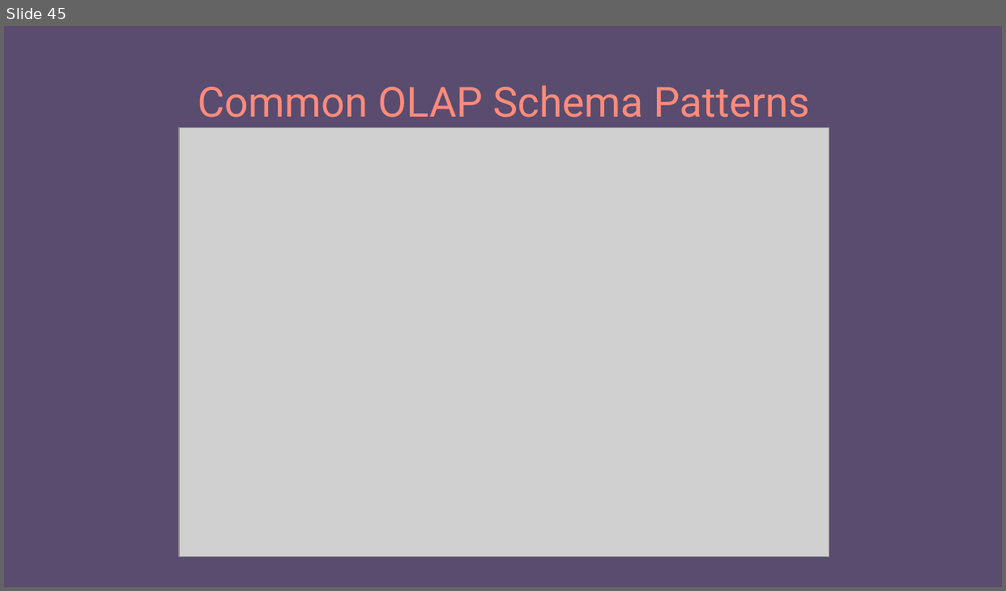
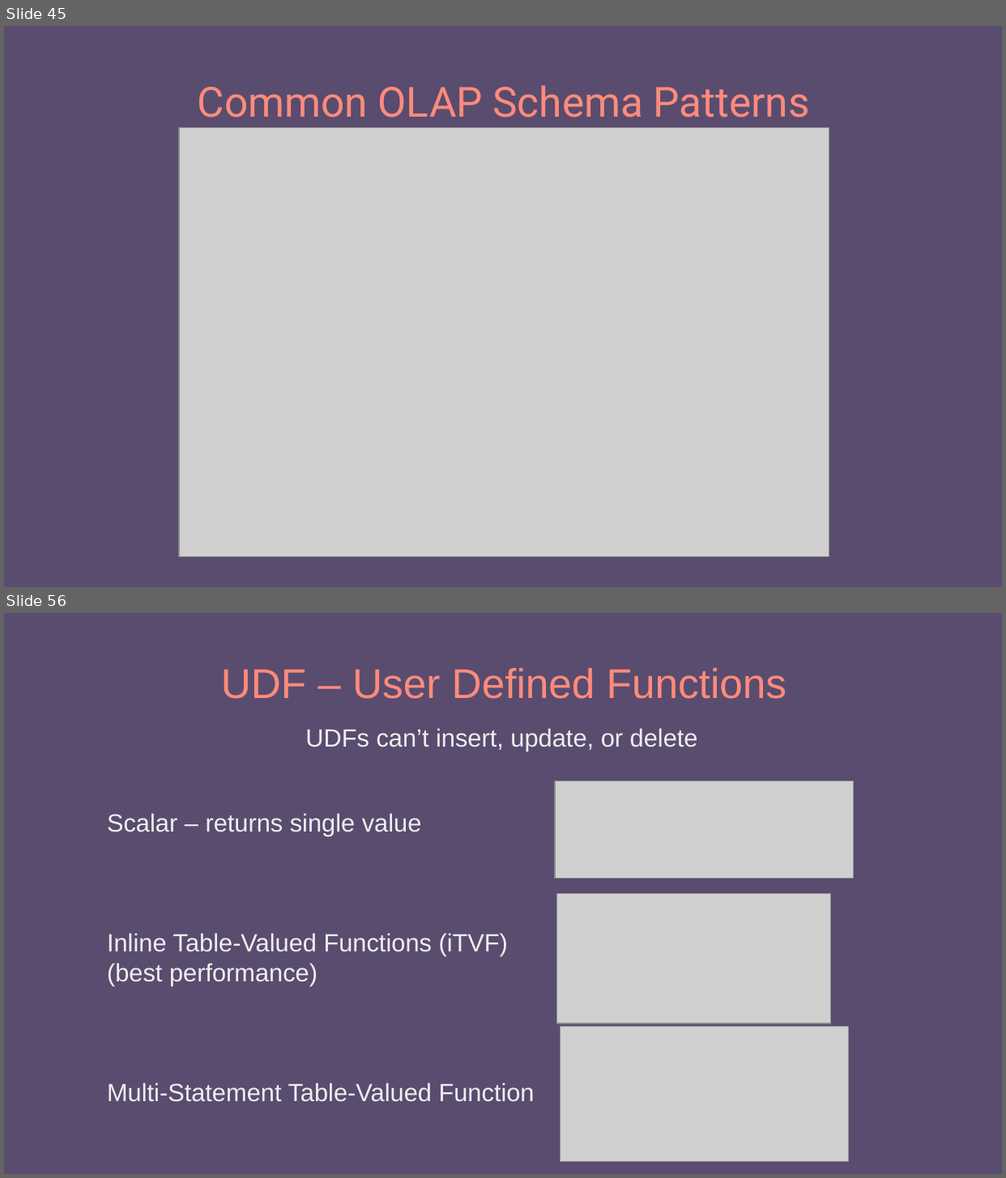
Before and after one commit to e-m-wilson/dotnet, a slide deck: Resources-Notes-Ppts/SQL/SQL_MSSQL.pptx. Shown one above the other, each under a label of ours: slide 45 before the commit, slides 45 and 56 after it; the slides between them are not shown. The pictures are 1006x591 and 1006x1178 pixels, drawn with LibreOffice and Linux fonts; fonts in the diff are those of the drawing; grey boxes stand for pictures. Boxes give left, top, right and bottom in pixels: in the first picture for what was removed or moved away, otherwise in the second. Text is boxed around its words. In the diff, an @@ line names an element or a change of style, - is before the commit and + after.

```diff
--- a/Resources-Notes-Ppts/SQL/SQL_MSSQL.pptx
+++ b/Resources-Notes-Ppts/SQL/SQL_MSSQL.pptx
@@ slide 56 added at (4,613,1002,1174), background #594C6F @@
@@ title added at (221,668,786,699), 30 pt, text #FF8B7B @@
+UDF – User Defined Functions
@@ text added at (305,728,698,752), 18 pt, text #EEEEEE @@
+UDFs can’t insert, update, or delete
@@ picture added at (555,781,853,879) @@
@@ text added at (107,813,535,1102), 18 pt, text #EEEEEE @@
+Scalar – returns single value
+Inline Table-Valued Functions (iTVF)
+(best performance)
+Multi-Statement Table-Valued Function
@@ picture added at (557,893,830,1023) @@
@@ picture added at (560,1026,848,1162) @@
```
Also in this commit, not shown: 4 slides changed, 16 other slides added, 3 slides removed.
